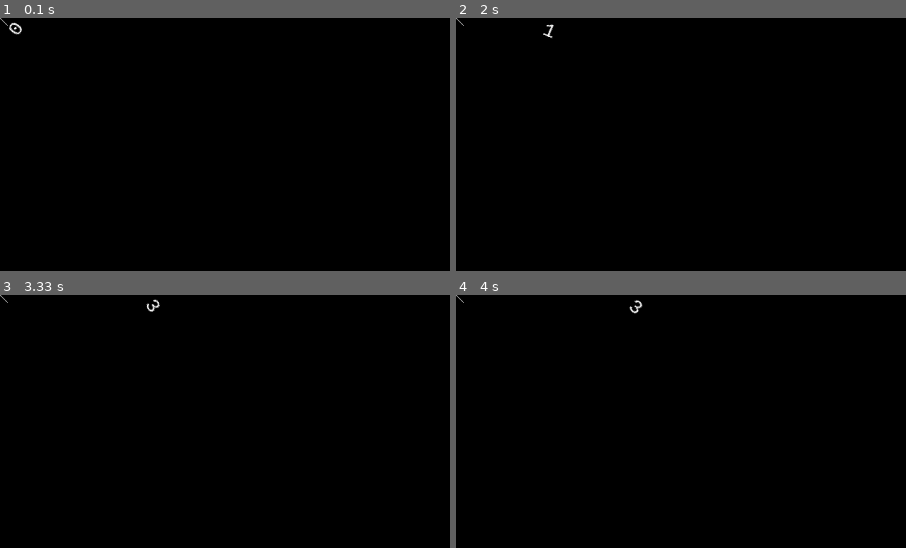
Above: before the commit, frames 1-4 (two rows, left to right).
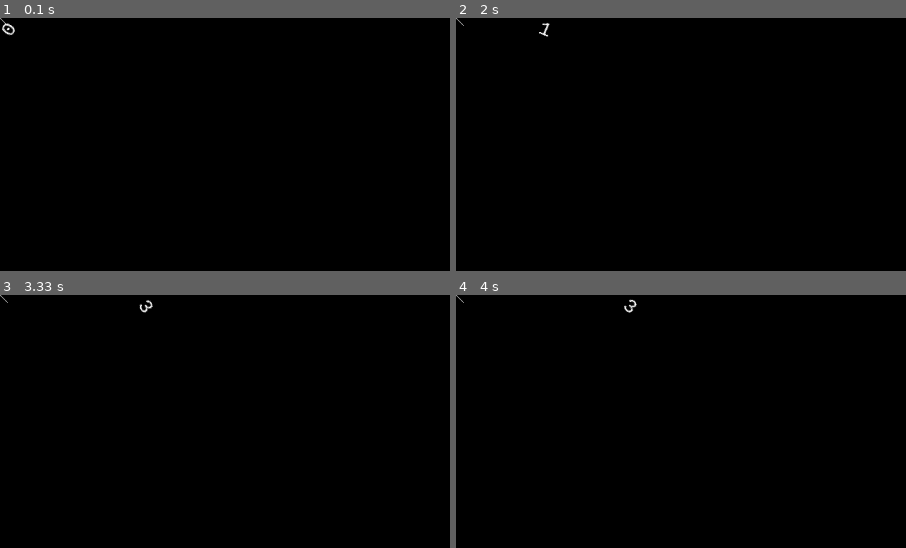
Above: after the commit, the same moments.

Repository: bennybroseph/MonoPygame
Game: pygame game, started from main.py
The game is run twice, just before and just after one commit, with the same random seed, the same clock (stepped at 60 frames per second) and the same inputs.
Inputs:
- Up to frame 1 (0.1 s): no input
- Up to frame 2 (2 s): no input
- Up to frame 3 (3.33 s): no input
- Up to frame 4 (4 s): no input
The pictures show only the part of the screen within x 0-50%, y 0-50%; the shares and areas given below are measured in that part.

The runs differ from the first frame. In frame 1, 0.1% of the frame differs, in the area x 0-5%, y 1-8%; in frame 2, 0.1%; in frame 3, 0.1%; in frame 4, 0.1%.

Commit message:
Proper Text rotation
Fixed text so that it rotates properly. Still need to implement
eulerangles into the transform class so that things can rotate using the
transform

Diff:
--- a/main.py
+++ b/main.py
@@ -31,6 +31,7 @@
                 sys.exit()
 
         update()
+
         text.text = str(int(Time.time))
         text.transform.position = text.transform.position + Vector2(1, 0)
 
--- a/matrix.py
+++ b/matrix.py
@@ -28,7 +28,7 @@
                        self._matrix[index][1],
                        self._matrix[index][2])
     def __setitem__(self, index, value):
-        #assert isinstance(value, Vector3)
+        assert isinstance(value, list)
 
         self._matrix[index] = value
 
--- a/renderer.py
+++ b/renderer.py
@@ -29,7 +29,7 @@
 
 class PrimitiveRenderer(Renderer):
     def __init__(self,
-                 color = Color(255, 255, 255),
+                 color = Color(),
                  bounds = Bounds(),
                  name = "New PrimitiveRenderer"):
         assert isinstance(color, Color)
@@ -46,7 +46,8 @@
     def __init__(self,
                  min = Vector2(0, 0),
                  max = Vector2(1, 1),
-                 color = Color(255, 255, 255),
+                 width = 1,
+                 color = Color(),
                  name = "New LineRenderer"):
         assert isinstance(min, Vector2) and isinstance(max, Vector2)
 
@@ -55,8 +56,32 @@
         self.bounds.min = min
         self.bounds.max = max
 
+        self.width = width
+
     def render(self):
         pygame.draw.line(graphics.Graphics.screen,
                          self.color.tuple,
-                         (self.bounds.min + self.transform.position).tuple,
-                         (self.bounds.max + self.transform.position).tuple)
+                         self.bounds.min.tuple,
+                         self.bounds.max.tuple,
+                         self.width)
+
+class LinesRenderer(PrimitiveRenderer):
+    def __init__(self,
+                 lines = [Vector2(0, 0), Vector2(1, 1)],
+                 width = 1,
+                 color = Color(),
+                 name = "New LinesRenderer"):
+        assert isinstance(lines, list)
+        assert isinstance(lines[0], Vector2)
+
+        PrimitiveRenderer.__init__(self, color, name = name)
+
+        self.lines = lines
+        self.width = width
+
+    def render(self):
+        pygame.draw.lines(graphics.Graphics.screen,
+                          self.color.tuple,
+                          False,
+                          self.lines,
+                          self.width)
--- a/ui.py
+++ b/ui.py
@@ -37,12 +37,9 @@
 
         rect = rendered_text.get_rect()
 
-        rect.center = temp_rect.center
+        position = self.bounds.center + self.transform.position
 
-        position = self.bounds.center + self.transform.position
-        rect.x = position.x
-        rect.y = position.y
-
-        print(rect)
+        rect.center = (temp_rect.center[0] + position.x,
+                       temp_rect.center[1] + position.y)
 
         Graphics.screen.blit(rendered_text, rect)
